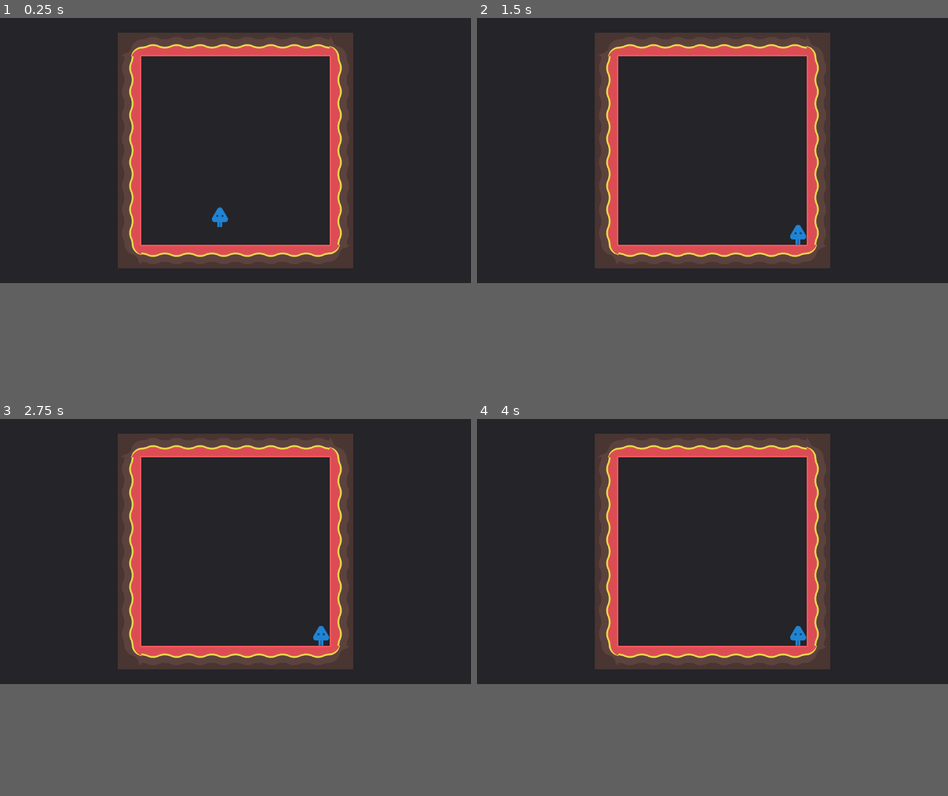
Above: before the commit, frames 1-4 (two rows, left to right).
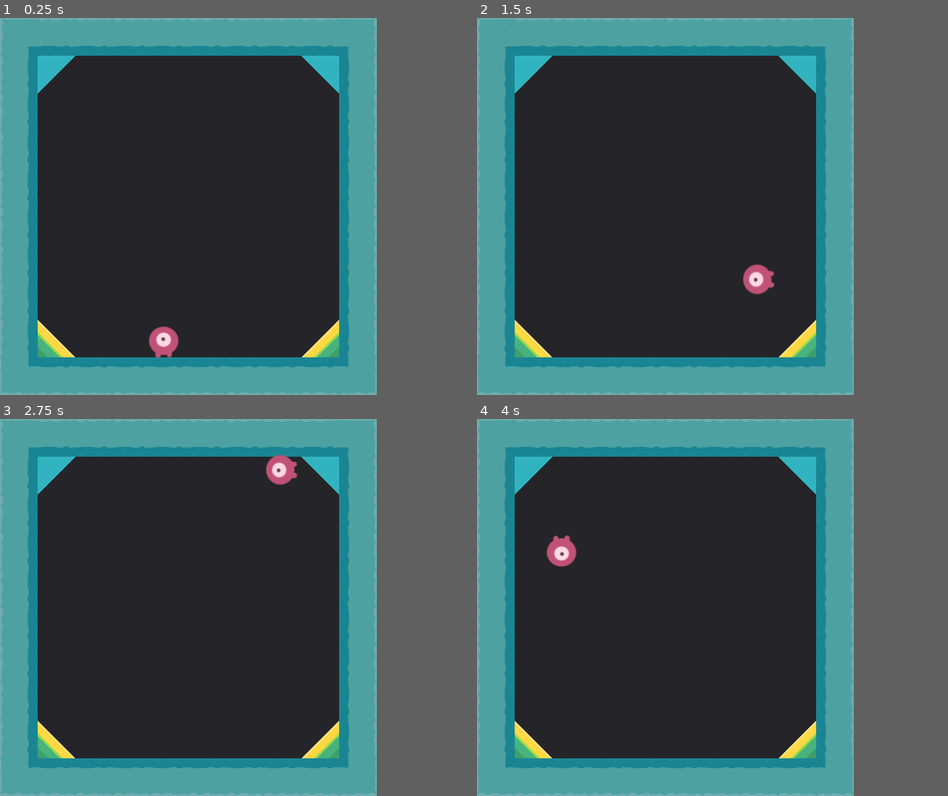
Above: after the commit, the same moments.

Repository: vmunozre/ludum-dare-47
Game: Godot game, scene res://scenes/World.tscn
Two runs of this game, one before a commit and one after it. Both use one fixed random seed, a clock stepped at 60 frames per second and the inputs below.
Inputs:
- Up to frame 1 (0.25 s): no input
- Up to frame 2 (1.5 s): tap Space (jump, bound only after the commit) at 0.6, 0.77, 1.07, 1.35 s
- Up to frame 3 (2.75 s): tap Space (jump, bound only after the commit) at 1.52, 1.82, 2.1 s
- Up to frame 4 (4 s): tap Space (jump, bound only after the commit) at 2.85, 3.02, 3.32, 3.6, 3.77 s
In our replay, the window is 800x450 before the commit and 640x640 after it. These sizes can differ from the game's own. Grey fills any space a smaller window leaves; there, only what the larger window draws over its background counts as a difference.

The runs differ from the first frame. In frame 1, 37% of the frame differs, in the area x 0-80%, y 0-100%; in frame 2, 37%; in frame 3, 37%; in frame 4, 37%.

Commit message:
Added basic functionality

Diff:
--- /dev/null
+++ b/assets/textures/tilesets/beta_tileset.tres
@@ -0,0 +1,347 @@
+[gd_resource type="TileSet" load_steps=18 format=2]
+
+[ext_resource path="res://assets/textures/tilesets/beta.png" type="Texture" id=1]
+[ext_resource path="res://assets/textures/tilesets/tileset_placeholder.png" type="Texture" id=2]
+[ext_resource path="res://assets/textures/tilesets/corner_top_left.png" type="Texture" id=3]
+[ext_resource path="res://assets/textures/tilesets/corner_top_right.png" type="Texture" id=4]
+
+[sub_resource type="ConvexPolygonShape2D" id=1]
+points = PoolVector2Array( 0, 0, 64, 0, 64, 64, 0, 64 )
+
+[sub_resource type="ConvexPolygonShape2D" id=2]
+points = PoolVector2Array( 0, 0, 64, 0, 64, 64, 0, 64 )
+
+[sub_resource type="ConvexPolygonShape2D" id=9]
+points = PoolVector2Array( 64, 64, 0, 64, 0, 0 )
+
+[sub_resource type="ConvexPolygonShape2D" id=11]
+points = PoolVector2Array( 0, 0, 64, 0, 0, 64 )
+
+[sub_resource type="ConvexPolygonShape2D" id=13]
+points = PoolVector2Array( 0, 0, 64, 0, 0, 64 )
+
+[sub_resource type="ConvexPolygonShape2D" id=12]
+points = PoolVector2Array( 64, 0, 64, 64, 0, 0 )
+
+[sub_resource type="ConvexPolygonShape2D" id=3]
+points = PoolVector2Array( 0, 0, 64, 0, 64, 64, 0, 64 )
+
+[sub_resource type="ConvexPolygonShape2D" id=4]
+points = PoolVector2Array( 0, 0, 64, 0, 64, 64, 0, 64 )
+
+[sub_resource type="ConvexPolygonShape2D" id=5]
+points = PoolVector2Array( 0, 0, 64, 0, 64, 64, 0, 64 )
+
+[sub_resource type="ConvexPolygonShape2D" id=6]
+points = PoolVector2Array( 0, 0, 64, 0, 64, 64, 0, 64 )
+
+[sub_resource type="ConvexPolygonShape2D" id=7]
+points = PoolVector2Array( 0, 0, 64, 0, 64, 64, 0, 64 )
+
+[sub_resource type="ConvexPolygonShape2D" id=8]
+points = PoolVector2Array( 0, 0, 64, 0, 64, 64, 0, 64 )
+
+[sub_resource type="ConvexPolygonShape2D" id=10]
+points = PoolVector2Array( 64, 0, 64, 64, 0, 64 )
+
+[resource]
+0/name = "corner_top_right"
+0/texture = ExtResource( 1 )
+0/tex_offset = Vector2( 0, 0 )
+0/modulate = Color( 1, 1, 1, 1 )
+0/region = Rect2( 0, 0, 64, 64 )
+0/tile_mode = 0
+0/occluder_offset = Vector2( 32, 32 )
+0/navigation_offset = Vector2( 32, 32 )
+0/shape_offset = Vector2( 0, 0 )
+0/shape_transform = Transform2D( 1, 0, 0, 1, 0, 0 )
+0/shape = SubResource( 1 )
+0/shape_one_way = false
+0/shape_one_way_margin = 1.0
+0/shapes = [ {
+"autotile_coord": Vector2( 0, 0 ),
+"one_way": false,
+"one_way_margin": 1.0,
+"shape": SubResource( 1 ),
+"shape_transform": Transform2D( 1, 0, 0, 1, 0, 0 )
+} ]
+0/z_index = 0
+1/name = "corner_top_left"
+1/texture = ExtResource( 1 )
+1/tex_offset = Vector2( 0, 0 )
+1/modulate = Color( 1, 1, 1, 1 )
+1/region = Rect2( 64, 0, 64, 64 )
+1/tile_mode = 0
+1/occluder_offset = Vector2( 32, 32 )
+1/navigation_offset = Vector2( 32, 32 )
+1/shape_offset = Vector2( 0, 0 )
+1/shape_transform = Transform2D( 1, 0, 0, 1, 0, 0 )
+1/shape = SubResource( 2 )
+1/shape_one_way = false
+1/shape_one_way_margin = 1.0
+1/shapes = [ {
+"autotile_coord": Vector2( 0, 0 ),
+"one_way": false,
+"one_way_margin": 1.0,
+"shape": SubResource( 2 ),
+"shape_transform": Transform2D( 1, 0, 0, 1, 0, 0 )
+} ]
+1/z_index = 0
+2/name = "corner_bottom_left"
+2/texture = ExtResource( 1 )
+2/tex_offset = Vector2( 0, 0 )
+2/modulate = Color( 1, 1, 1, 1 )
+2/region = Rect2( 192, 0, 64, 64 )
+2/tile_mode = 0
+2/occluder_offset = Vector2( 32, 32 )
+2/navigation_offset = Vector2( 32, 32 )
+2/shape_offset = Vector2( 0, 0 )
+2/shape_transform = Transform2D( 1, 0, 0, 1, 0, 0 )
+2/shape = SubResource( 3 )
+2/shape_one_way = false
+2/shape_one_way_margin = 1.0
+2/shapes = [ {
+"autotile_coord": Vector2( 0, 0 ),
+"one_way": false,
+"one_way_margin": 1.0,
+"shape": SubResource( 3 ),
+"shape_transform": Transform2D( 1, 0, 0, 1, 0, 0 )
+} ]
+2/z_index = 0
+3/name = "corner_bottom_right"
+3/texture = ExtResource( 1 )
+3/tex_offset = Vector2( 0, 0 )
+3/modulate = Color( 1, 1, 1, 1 )
+3/region = Rect2( 128, 0, 64, 64 )
+3/tile_mode = 0
+3/occluder_offset = Vector2( 32, 32 )
+3/navigation_offset = Vector2( 32, 32 )
+3/shape_offset = Vector2( 0, 0 )
+3/shape_transform = Transform2D( 1, 0, 0, 1, 0, 0 )
+3/shape = SubResource( 4 )
+3/shape_one_way = false
+3/shape_one_way_margin = 1.0
+3/shapes = [ {
+"autotile_coord": Vector2( 0, 0 ),
+"one_way": false,
+"one_way_margin": 1.0,
+"shape": SubResource( 4 ),
+"shape_transform": Transform2D( 1, 0, 0, 1, 0, 0 )
+} ]
+3/z_index = 0
+4/name = "floor_bottom"
+4/texture = ExtResource( 1 )
+4/tex_offset = Vector2( 0, 0 )
+4/modulate = Color( 1, 1, 1, 1 )
+4/region = Rect2( 64, 64, 64, 64 )
+4/tile_mode = 0
+4/occluder_offset = Vector2( 32, 32 )
+4/navigation_offset = Vector2( 32, 32 )
+4/shape_offset = Vector2( 0, 0 )
+4/shape_transform = Transform2D( 1, 0, 0, 1, 0, 0 )
+4/shape = SubResource( 5 )
+4/shape_one_way = false
+4/shape_one_way_margin = 1.0
+4/shapes = [ {
+"autotile_coord": Vector2( 0, 0 ),
+"one_way": false,
+"one_way_margin": 1.0,
+"shape": SubResource( 5 ),
+"shape_transform": Transform2D( 1, 0, 0, 1, 0, 0 )
+} ]
+4/z_index = 0
+5/name = "floor_left"
+5/texture = ExtResource( 1 )
+5/tex_offset = Vector2( 0, 0 )
+5/modulate = Color( 1, 1, 1, 1 )
+5/region = Rect2( 128, 64, 64, 64 )
+5/tile_mode = 0
+5/occluder_offset = Vector2( 32, 32 )
+5/navigation_offset = Vector2( 32, 32 )
+5/shape_offset = Vector2( 0, 0 )
+5/shape_transform = Transform2D( 1, 0, 0, 1, 0, 0 )
+5/shape = SubResource( 6 )
+5/shape_one_way = false
+5/shape_one_way_margin = 1.0
+5/shapes = [ {
+"autotile_coord": Vector2( 0, 0 ),
+"one_way": false,
+"one_way_margin": 1.0,
+"shape": SubResource( 6 ),
+"shape_transform": Transform2D( 1, 0, 0, 1, 0, 0 )
+} ]
+5/z_index = 0
+6/name = "floor_right"
+6/texture = ExtResource( 1 )
+6/tex_offset = Vector2( 0, 0 )
+6/modulate = Color( 1, 1, 1, 1 )
+6/region = Rect2( 192, 64, 64, 64 )
+6/tile_mode = 0
+6/occluder_offset = Vector2( 32, 32 )
+6/navigation_offset = Vector2( 32, 32 )
+6/shape_offset = Vector2( 0, 0 )
+6/shape_transform = Transform2D( 1, 0, 0, 1, 0, 0 )
+6/shape = SubResource( 7 )
+6/shape_one_way = false
+6/shape_one_way_margin = 1.0
+6/shapes = [ {
+"autotile_coord": Vector2( 0, 0 ),
+"one_way": false,
+"one_way_margin": 1.0,
+"shape": SubResource( 7 ),
+"shape_transform": Transform2D( 1, 0, 0, 1, 0, 0 )
+} ]
+6/z_index = 0
+7/name = "floor_top"
+7/texture = ExtResource( 1 )
+7/tex_offset = Vector2( 0, 0 )
+7/modulate = Color( 1, 1, 1, 1 )
+7/region = Rect2( 0, 64, 64, 64 )
+7/tile_mode = 0
+7/occluder_offset = Vector2( 32, 32 )
+7/navigation_offset = Vector2( 32, 32 )
+7/shape_offset = Vector2( 0, 0 )
+7/shape_transform = Transform2D( 1, 0, 0, 1, 0, 0 )
+7/shape = SubResource( 8 )
+7/shape_one_way = false
+7/shape_one_way_margin = 1.0
+7/shapes = [ {
+"autotile_coord": Vector2( 0, 0 ),
+"one_way": false,
+"one_way_margin": 1.0,
+"shape": SubResource( 8 ),
+"shape_transform": Transform2D( 1, 0, 0, 1, 0, 0 )
+} ]
+7/z_index = 0
+8/name = "background_1"
+8/texture = ExtResource( 1 )
+8/tex_offset = Vector2( 0, 0 )
+8/modulate = Color( 1, 1, 1, 1 )
+8/region = Rect2( 256, 0, 64, 63 )
+8/tile_mode = 0
+8/occluder_offset = Vector2( 32, 31.5 )
+8/navigation_offset = Vector2( 32, 31.5 )
+8/shape_offset = Vector2( 0, 0 )
+8/shape_transform = Transform2D( 1, 0, 0, 1, 0, 0 )
+8/shape_one_way = false
+8/shape_one_way_margin = 0.0
+8/shapes = [  ]
+8/z_index = 0
+9/name = "ramp_bottom_right"
+9/texture = ExtResource( 2 )
+9/tex_offset = Vector2( 0, 0 )
+9/modulate = Color( 1, 1, 1, 1 )
+9/region = Rect2( 192, 256, 64, 64 )
+9/tile_mode = 0
+9/occluder_offset = Vector2( 32, 32 )
+9/navigation_offset = Vector2( 32, 32 )
+9/shape_offset = Vector2( 0, 0 )
+9/shape_transform = Transform2D( 1, 0, 0, 1, 0, 0 )
+9/shape = SubResource( 10 )
+9/shape_one_way = false
+9/shape_one_way_margin = 1.0
+9/shapes = [ {
+"autotile_coord": Vector2( 0, 0 ),
+"one_way": false,
+"one_way_margin": 1.0,
+"shape": SubResource( 10 ),
+"shape_transform": Transform2D( 1, 0, 0, 1, 0, 0 )
+} ]
+9/z_index = 0
+10/name = "ramp_bottom_left"
+10/texture = ExtResource( 2 )
+10/tex_offset = Vector2( 0, 0 )
+10/modulate = Color( 1, 1, 1, 1 )
+10/region = Rect2( 256, 256, 64, 64 )
+10/tile_mode = 0
+10/occluder_offset = Vector2( 32, 32 )
+10/navigation_offset = Vector2( 32, 32 )
+10/shape_offset = Vector2( 0, 0 )
+10/shape_transform = Transform2D( 1, 0, 0, 1, 0, 0 )
+10/shape = SubResource( 9 )
+10/shape_one_way = false
+10/shape_one_way_margin = 1.0
+10/shapes = [ {
+"autotile_coord": Vector2( 0, 0 ),
+"one_way": false,
+"one_way_margin": 1.0,
+"shape": SubResource( 9 ),
+"shape_transform": Transform2D( 1, 0, 0, 1, 0, 0 )
+} ]
+10/z_index = 0
+11/name = "ramp_top_right"
+11/texture = ExtResource( 2 )
+11/tex_offset = Vector2( 0, 0 )
+11/modulate = Color( 1, 1, 1, 1 )
+11/region = Rect2( 256, 256, 64, 64 )
+11/tile_mode = 0
+11/occluder_offset = Vector2( 32, 32 )
+11/navigation_offset = Vector2( 32, 32 )
+11/shape_offset = Vector2( 0, 0 )
+11/shape_transform = Transform2D( 1, 0, 0, 1, 0, 0 )
+11/shape_one_way = false
+11/shape_one_way_margin = 0.0
+11/shapes = [  ]
+11/z_index = 0
+12/name = "ramp_top_left"
+12/texture = ExtResource( 2 )
+12/tex_offset = Vector2( 0, 0 )
+12/modulate = Color( 1, 1, 1, 1 )
+12/region = Rect2( 192, 256, 64, 64 )
+12/tile_mode = 0
+12/occluder_offset = Vector2( 32, 32 )
+12/navigation_offset = Vector2( 32, 32 )
+12/shape_offset = Vector2( 0, 0 )
+12/shape_transform = Transform2D( 1, 0, 0, 1, 0, 0 )
+12/shape_one_way = false
+12/shape_one_way_margin = 0.0
+12/shapes = [  ]
+12/z_index = 0
+13/name = "corner_top_left.png 13"
+13/texture = ExtResource( 3 )
+13/tex_offset = Vector2( 0, 0 )
+13/modulate = Color( 1, 1, 1, 1 )
+13/region = Rect2( 0, 0, 64, 64 )
+13/tile_mode = 0
+13/occluder_offset = Vector2( 0, 0 )
+13/navigation_offset = Vector2( 0, 0 )
+13/shape_offset = Vector2( 0, 0 )
+13/shape_transform = Transform2D( 1, 0, 0, 1, 0, 0 )
+13/shape = SubResource( 11 )
+13/shape_one_way = false
+13/shape_one_way_margin = 1.0
+13/shapes = [ {
+"autotile_coord": Vector2( 0, 0 ),
+"one_way": false,
+"one_way_margin": 1.0,
+"shape": SubResource( 11 ),
+"shape_transform": Transform2D( 1, 0, 0, 1, 0, 0 )
+}, {
+"autotile_coord": Vector2( 0, 0 ),
+"one_way": false,
+"one_way_margin": 1.0,
+"shape": SubResource( 13 ),
+"shape_transform": Transform2D( 1, 0, 0, 1, 0, 0 )
+} ]
+13/z_index = 0
+14/name = "corner_top_right.png 14"
+14/texture = ExtResource( 4 )
+14/tex_offset = Vector2( 0, 0 )
+14/modulate = Color( 1, 1, 1, 1 )
+14/region = Rect2( 0, 0, 64, 64 )
+14/tile_mode = 0
+14/occluder_offset = Vector2( 0, 0 )
+14/navigation_offset = Vector2( 0, 0 )
+14/shape_offset = Vector2( 0, 0 )
+14/shape_transform = Transform2D( 1, 0, 0, 1, 0, 0 )
+14/shape = SubResource( 12 )
+14/shape_one_way = false
+14/shape_one_way_margin = 1.0
+14/shapes = [ {
+"autotile_coord": Vector2( 0, 0 ),
+"one_way": false,
+"one_way_margin": 1.0,
+"shape": SubResource( 12 ),
+"shape_transform": Transform2D( 1, 0, 0, 1, 0, 0 )
+} ]
+14/z_index = 0
--- /dev/null
+++ b/assets/textures/tilesets/beta_tileset.tscn
@@ -0,0 +1,85 @@
+[gd_scene load_steps=3 format=2]
+
+[ext_resource path="res://assets/textures/tilesets/beta.png" type="Texture" id=1]
+[ext_resource path="res://assets/textures/tilesets/tileset_placeholder.png" type="Texture" id=2]
+
+[node name="Node2D" type="Node2D"]
+
+[node name="corner_top_right" type="Sprite" parent="."]
+texture = ExtResource( 1 )
+region_enabled = true
+region_rect = Rect2( 0, 0, 64, 64 )
+
+[node name="corner_top_left" type="Sprite" parent="."]
+position = Vector2( 160, 0 )
+texture = ExtResource( 1 )
+region_enabled = true
+region_rect = Rect2( 64, 0, 64, 64 )
+
+[node name="corner_bottom_left" type="Sprite" parent="."]
+position = Vector2( -80, 0 )
+texture = ExtResource( 1 )
+region_enabled = true
+region_rect = Rect2( 192, 0, 64, 64 )
+
+[node name="corner_bottom_right" type="Sprite" parent="."]
+position = Vector2( 80, 0 )
+texture = ExtResource( 1 )
+region_enabled = true
+region_rect = Rect2( 128, 0, 64, 64 )
+
+[node name="floor_bottom" type="Sprite" parent="."]
+position = Vector2( -80, 72 )
+texture = ExtResource( 1 )
+region_enabled = true
+region_rect = Rect2( 64, 64, 64, 64 )
+
+[node name="floor_left" type="Sprite" parent="."]
+position = Vector2( 160, 72 )
+texture = ExtResource( 1 )
+region_enabled = true
+region_rect = Rect2( 128, 64, 64, 64 )
+
+[node name="floor_right" type="Sprite" parent="."]
+position = Vector2( 80, 72 )
+texture = ExtResource( 1 )
+region_enabled = true
+region_rect = Rect2( 192, 64, 64, 64 )
+
+[node name="floor_top" type="Sprite" parent="."]
+position = Vector2( 0, 72 )
+texture = ExtResource( 1 )
+region_enabled = true
+region_rect = Rect2( 0, 64, 64, 64 )
+
+[node name="background_1" type="Sprite" parent="."]
+position = Vector2( -160, 0 )
+texture = ExtResource( 1 )
+region_enabled = true
+region_rect = Rect2( 256, 0, 64, 63 )
+
+[node name="ramp_bottom_right" type="Sprite" parent="."]
+position = Vector2( 0, 152 )
+texture = ExtResource( 2 )
+region_enabled = true
+region_rect = Rect2( 192, 256, 64, 64 )
+
+[node name="ramp_bottom_left" type="Sprite" parent="."]
+position = Vector2( -80, 152 )
+texture = ExtResource( 2 )
+region_enabled = true
+region_rect = Rect2( 256, 256, 64, 64 )
+
+[node name="ramp_top_right" type="Sprite" parent="."]
+position = Vector2( 160, 152 )
+rotation = 3.14159
+texture = ExtResource( 2 )
+region_enabled = true
+region_rect = Rect2( 256, 256, 64, 64 )
+
+[node name="ramp_top_left" type="Sprite" parent="."]
+position = Vector2( 80, 152 )
+rotation = 3.14159
+texture = ExtResource( 2 )
+region_enabled = true
+region_rect = Rect2( 192, 256, 64, 64 )
--- a/entities/player/Player.gd
+++ b/entities/player/Player.gd
@@ -3,27 +3,45 @@
 
 var velocity = Vector2(0,0)
 var up = Vector2(0, -1) #Current "up" of the player (useful when staying in the ceiling or walls)
-export var gravity = 100
 var snap = Vector2(0, 0)
-export var speed = 300
+
+export(int) var gravity = 2000
+export(int) var speed = 300
+export(int) var jump_speed = -750
+
+var is_jumping = false
 
 func _ready():
-    velocity = Vector2(1000, 0)
+	velocity = Vector2(1000, 0)
+
+func _physics_process(delta):
+	velocity.x = speed
+	velocity.y += gravity * delta
+	snap = transform.y * 128 if !is_jumping else Vector2.ZERO
+	velocity = move_and_slide_with_snap(velocity.rotated(rotation),
+					snap, -transform.y, true, 4, PI/3)
+	velocity = velocity.rotated(-rotation)
+
+	if is_on_floor():
+		rotation = get_floor_normal().angle() + PI/2
+		is_jumping = false
+		if Input.is_action_just_pressed("jump"):
+			is_jumping = true
+			velocity.y = jump_speed
+
+func _2physics_process(delta):
+	velocity.x = speed
+	velocity += gravity * delta * (-up)
+	#snap = transform.y * 128 if !is_jumping else Vector2.ZERO
+	snap = transform.y * 128
+	velocity = move_and_slide_with_snap(velocity.rotated(rotation),
+					snap, up, true, 4, PI/2)
+	velocity = velocity.rotated(-rotation)
+
+	#get_slide_collision(i) usarlo para checkear cuando haya cambios en la colision (wall)
+	#la normal de la colision con la wall sera el nuevo up
+	#velocity x e y tienen que ser updateados diferent ahora
 
 
-func _physics_process(delta):
-    velocity.x = speed
-    velocity += gravity * delta * (-up)
-    #snap = transform.y * 128 if !is_jumping else Vector2.ZERO
-    snap = transform.y * 128
-    velocity = move_and_slide_with_snap(velocity.rotated(rotation),
-                    snap, up, true, 4, PI/2)
-    velocity = velocity.rotated(-rotation)
-
-    #get_slide_collision(i) usarlo para checkear cuando haya cambios en la colision (wall)
-    #la normal de la colision con la wall sera el nuevo up
-    #velocity x e y tienen que ser updateados diferent ahora
-
-
-    if is_on_floor():
-        rotation = get_floor_normal().angle() + PI/2
+	if is_on_floor():
+		rotation = get_floor_normal().angle() + PI/2
--- a/entities/player/Player.tscn
+++ b/entities/player/Player.tscn
@@ -1,17 +1,31 @@
-[gd_scene load_steps=4 format=2]
+[gd_scene load_steps=5 format=2]
 
-[ext_resource path="res://assets/textures/player/player_spriteframes.tres" type="SpriteFrames" id=1]
+[ext_resource path="res://assets/textures/tilesets/beta.png" type="Texture" id=1]
 [ext_resource path="res://entities/player/Player.gd" type="Script" id=2]
 
-[sub_resource type="RectangleShape2D" id=1]
-extents = Vector2( 22.6829, 27.3728 )
+[sub_resource type="CapsuleShape2D" id=1]
+radius = 22.2015
+height = 6.67723
+
+[sub_resource type="CapsuleShape2D" id=2]
+radius = 24.3933
+height = 6.90795
 
 [node name="Player" type="KinematicBody2D"]
 script = ExtResource( 2 )
 
+[node name="Sprite" type="Sprite" parent="."]
+texture = ExtResource( 1 )
+region_enabled = true
+region_rect = Rect2( 448, 0, 64, 64 )
+
 [node name="CollisionShape2D" type="CollisionShape2D" parent="."]
 shape = SubResource( 1 )
+__meta__ = {
+"_edit_lock_": true
+}
 
-[node name="AnimatedSprite" type="AnimatedSprite" parent="."]
-frames = ExtResource( 1 )
-animation = "placeholder"
+[node name="Area2D" type="Area2D" parent="."]
+
+[node name="CollisionShape2D" type="CollisionShape2D" parent="Area2D"]
+shape = SubResource( 2 )
--- a/project.godot
+++ b/project.godot
@@ -21,8 +21,16 @@
 
 [display]
 
-window/size/width=1280
-window/size/height=720
+window/size/width=640
+window/size/height=640
+
+[input]
+
+jump={
+"deadzone": 0.5,
+"events": [ Object(InputEventKey,"resource_local_to_scene":false,"resource_name":"","device":0,"alt":false,"shift":false,"control":false,"meta":false,"command":false,"pressed":false,"scancode":32,"unicode":0,"echo":false,"script":null)
+ ]
+}
 
 [rendering]
 
--- a/scenes/LevelTutorial.tscn
+++ /dev/null
@@ -1,13 +0,0 @@
-[gd_scene load_steps=2 format=2]
-
-[ext_resource path="res://assets/textures/tilesets/tileset.tres" type="TileSet" id=1]
-
-[node name="Level" type="Node2D"]
-
-[node name="TileMap" type="TileMap" parent="."]
-tile_set = ExtResource( 1 )
-format = 1
-tile_data = PoolIntArray( -262149, 1073741825, 0, -262148, 1073741824, 0, -262147, 1073741824, 0, -262146, 1073741824, 0, -262145, 1073741824, 0, -327680, 1073741824, 0, -327679, 1073741824, 0, -327678, 1073741824, 0, -327677, 1073741824, 0, -327676, -2147483647, 0, -196613, -536870912, 0, -262140, -2147483648, 0, -131077, -536870912, 0, -196604, -2147483648, 0, -65541, -536870912, 0, -131068, -2147483648, 0, -5, -536870912, 0, -65532, -2147483648, 0, 65531, -536870912, 0, 4, -2147483648, 0, 131067, -536870912, 0, 65540, -2147483648, 0, 196603, -536870912, 0, 131076, -2147483648, 0, 262139, -536870912, 0, 196612, -2147483648, 0, 327675, -536870911, 0, 327676, 536870912, 0, 327677, 536870912, 0, 327678, 536870912, 0, 327679, 536870912, 0, 262144, 536870912, 0, 262145, 536870912, 0, 262146, 536870912, 0, 262147, 536870912, 0, 262148, 536870913, 0 )
-
-[node name="PlayerStartPosition" type="Position2D" parent="."]
-position = Vector2( -116.81, 178.114 )
--- a/scenes/World.gd
+++ b/scenes/World.gd
@@ -3,16 +3,11 @@
 export (PackedScene) var LevelTutorial
 export (PackedScene) var Player
 
-# Called when the node enters the scene tree for the first time.
 func _ready():
-    var level_tutorial = LevelTutorial.instance()
-    level_tutorial.position = $LevelStartPosition.position
-    add_child(level_tutorial)
+	var level_tutorial = LevelTutorial.instance()
+	level_tutorial.position = $LevelStartPosition.position
+	add_child(level_tutorial)
 
-    var player = Player.instance()
-    player.position = level_tutorial.get_node('PlayerStartPosition').global_position
-    add_child(player)
-
-# Called every frame. 'delta' is the elapsed time since the previous frame.
-#func _process(delta):
-#    pass
+	var player = Player.instance()
+	player.position = level_tutorial.get_node('PlayerStartPosition').global_position
+	add_child(player)
--- a/scenes/World.tscn
+++ b/scenes/World.tscn
@@ -1,7 +1,7 @@
 [gd_scene load_steps=4 format=2]
 
 [ext_resource path="res://scenes/World.gd" type="Script" id=1]
-[ext_resource path="res://scenes/LevelTutorial.tscn" type="PackedScene" id=2]
+[ext_resource path="res://scenes/level_1/level_1.tscn" type="PackedScene" id=2]
 [ext_resource path="res://entities/player/Player.tscn" type="PackedScene" id=3]
 
 [node name="World" type="Node"]
@@ -10,11 +10,11 @@
 Player = ExtResource( 3 )
 
 [node name="Panel" type="Panel" parent="."]
-margin_right = 1280.0
-margin_bottom = 720.0
+margin_right = 640.0
+margin_bottom = 640.0
 __meta__ = {
 "_edit_use_anchors_": false
 }
 
 [node name="LevelStartPosition" type="Position2D" parent="."]
-position = Vector2( 640, 360 )
+position = Vector2( 320, 320 )
--- /dev/null
+++ b/scenes/level_1/level_1.tscn
@@ -0,0 +1,13 @@
+[gd_scene load_steps=2 format=2]
+
+[ext_resource path="res://assets/textures/tilesets/beta_tileset.tres" type="TileSet" id=2]
+
+[node name="Level" type="Node2D"]
+
+[node name="PlayerStartPosition" type="Position2D" parent="."]
+position = Vector2( -116.81, 178.114 )
+
+[node name="TileMap" type="TileMap" parent="."]
+tile_set = ExtResource( 2 )
+format = 1
+tile_data = PoolIntArray( -262149, 3, 0, -262148, 7, 0, -262147, 7, 0, -262146, 7, 0, -262145, 7, 0, -327680, 7, 0, -327679, 7, 0, -327678, 7, 0, -327677, 7, 0, -327676, 2, 0, -196613, 5, 0, -196612, 13, 0, -262141, 14, 0, -262140, 6, 0, -131077, 5, 0, -196604, 6, 0, -65541, 5, 0, -131068, 6, 0, -5, 5, 0, -65532, 6, 0, 65531, 5, 0, 4, 6, 0, 131067, 5, 0, 65540, 6, 0, 196603, 5, 0, 131076, 6, 0, 262139, 5, 0, 262140, 10, 0, 196611, 9, 0, 196612, 6, 0, 327675, 0, 0, 327676, 4, 0, 327677, 4, 0, 327678, 4, 0, 327679, 4, 0, 262144, 4, 0, 262145, 4, 0, 262146, 4, 0, 262147, 4, 0, 262148, 1, 0 )
Binary file added: assets/textures/tilesets/beta.png
Not shown, added: assets/textures/tilesets/beta.png.import
Binary file added: assets/textures/tilesets/corner_top_left.png
Not shown, added: assets/textures/tilesets/corner_top_left.png.import
Binary file added: assets/textures/tilesets/corner_top_right.png
Not shown, added: assets/textures/tilesets/corner_top_right.png.import
